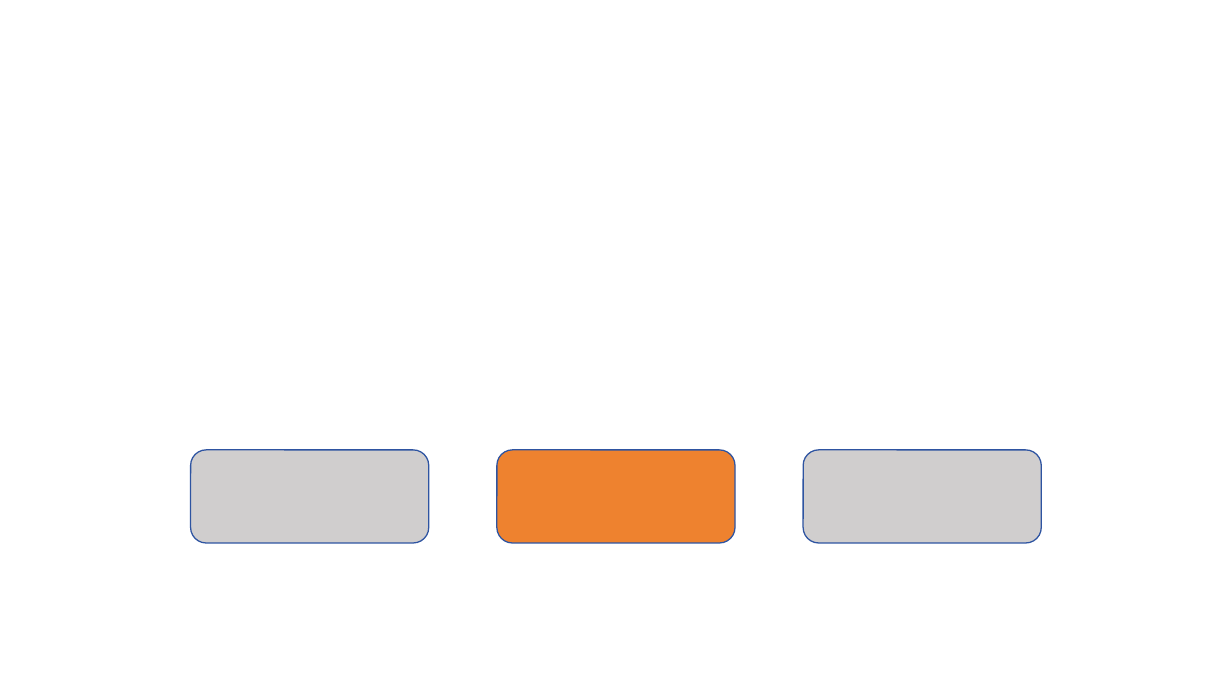
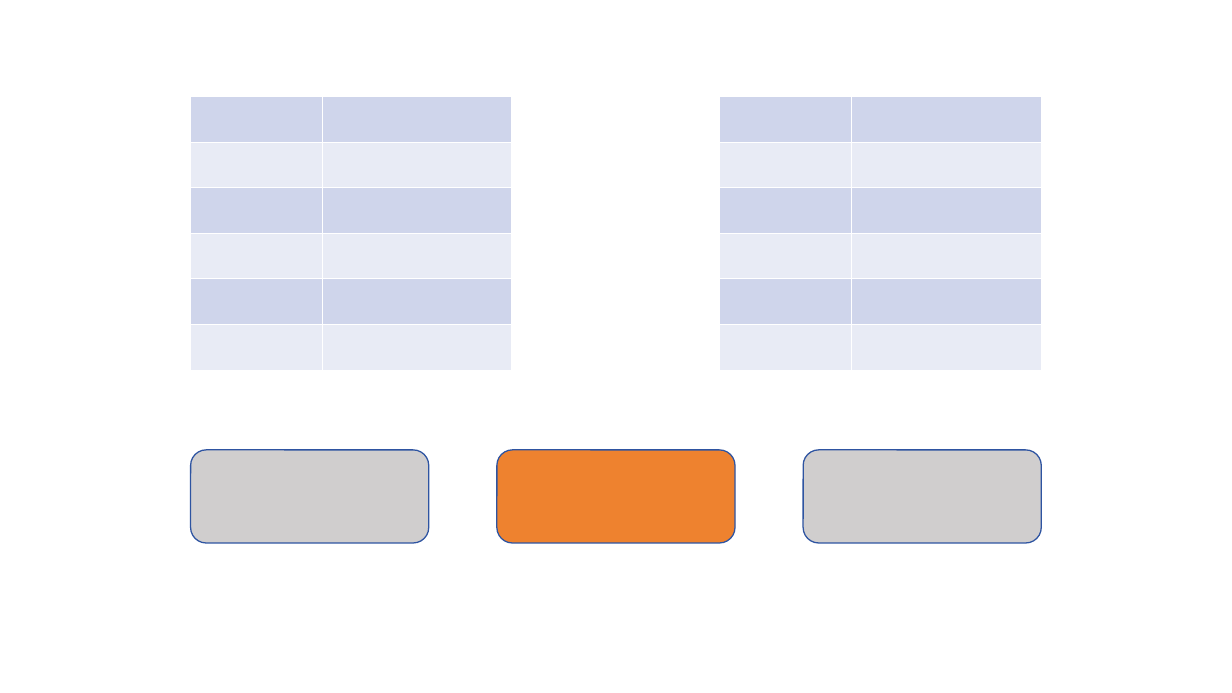
Before and after one commit to yurt0125/rc26_remote_control, a slide deck: slide 5 of 遥控器显示/素材/演示文稿1.pptx. Drawn at 1232x693 pixels with LibreOffice and Linux fonts; fonts in the diff are those of the drawing. Boxes give left, top, right and bottom in pixels: in the first picture for what was removed or moved away, otherwise in the second. Text is boxed around its words. In the diff, an @@ line names an element or a change of style, - is before the commit and + after.

```diff
--- a/遥控器显示/素材/演示文稿1.pptx
+++ b/遥控器显示/素材/演示文稿1.pptx
@@ table added at (x1=190, y1=96, x2=512, y2=370), 6 rows, 2 columns @@
+ | 
+ | 
+ | 
+ | 
+ | 
+ | 
@@ table added at (x1=720, y1=96, x2=1042, y2=370), 6 rows, 2 columns @@
+ | 
+ | 
+ | 
+ | 
+ | 
+ | 
```
Also in this commit, not shown: 27 other files.
